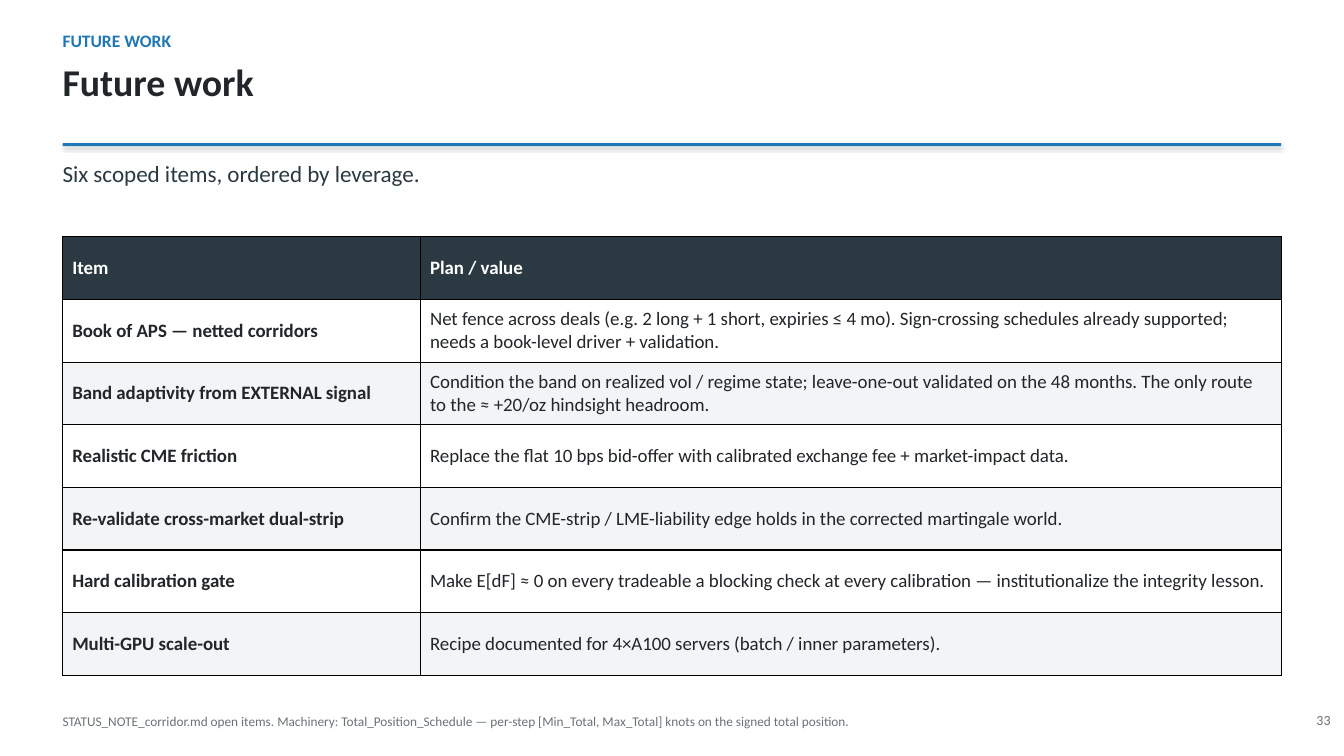
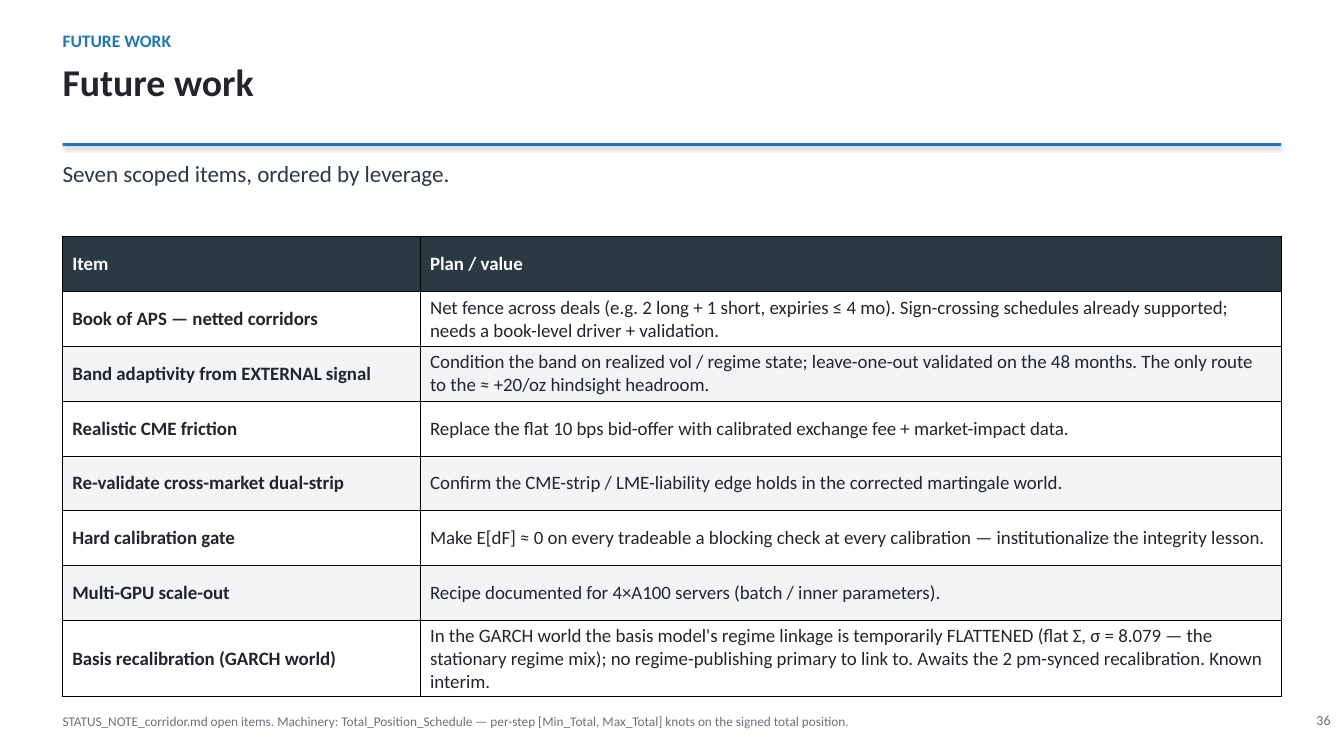
Before and after one commit to sylam/riskflow, a slide deck: slide 36 of artifacts/platinum_hedge_management_deck.pptx (slide 33 before the commit). Drawn at 1344x756 pixels with LibreOffice and Linux fonts; fonts in the diff are those of the drawing. Boxes give left, top, right and bottom in pixels: in the first picture for what was removed or moved away, otherwise in the second. Text is boxed around its words. In the diff, an @@ line names an element or a change of style, - is before the commit and + after.

```diff
--- a/artifacts/platinum_hedge_management_deck.pptx
+++ b/artifacts/platinum_hedge_management_deck.pptx
@@ text at (x1=63, y1=166, x2=450, y2=186): text changed @@
-Six scoped items, ordered by leverage.
+Seven scoped items, ordered by leverage.
@@ table at (x1=63, y1=237, x2=1281, y2=692) @@
+row 8: Basis recalibration (GARCH world) | In the GARCH world the basis model's regime linkage is temporarily FLATTENED (flat Σ, σ = 8.079 — the stationary regime mix); no regime-publishing primary to link to. Awaits the 2 pm-synced recalibration. Known interim.
@@ text at (x1=1316, y1=715, x2=1330, y2=725): text changed @@
-33
+36
```
Also in this commit, not shown: 10 other slides changed, 3 slides added, 1 other file.
